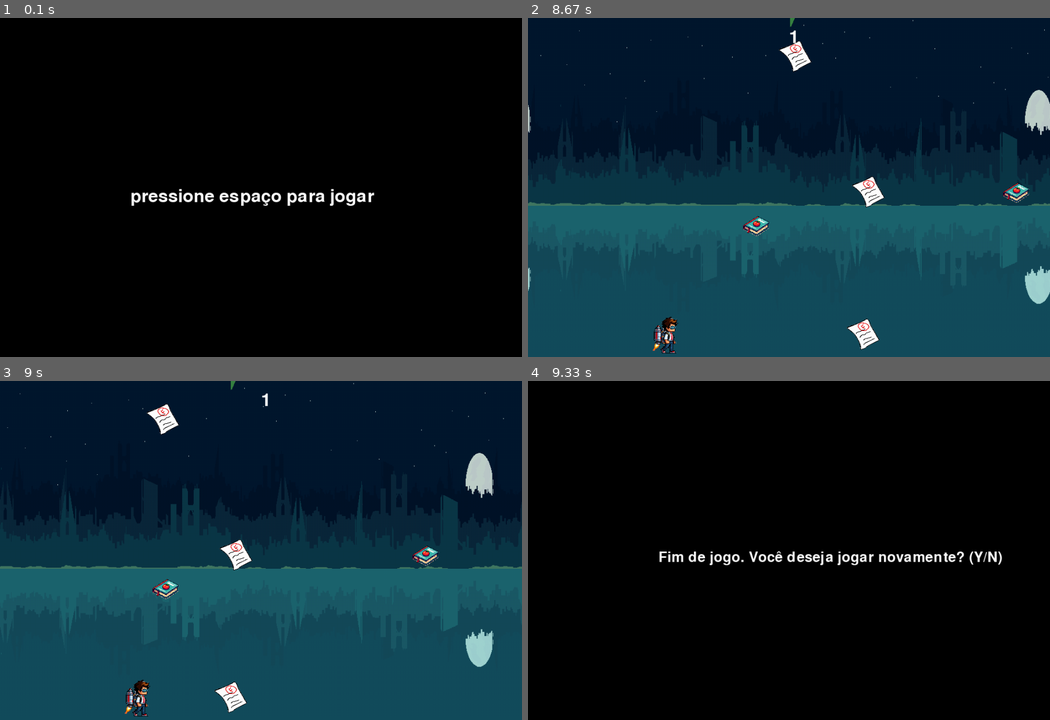
Above: before the commit, frames 1-4 (two rows, left to right).
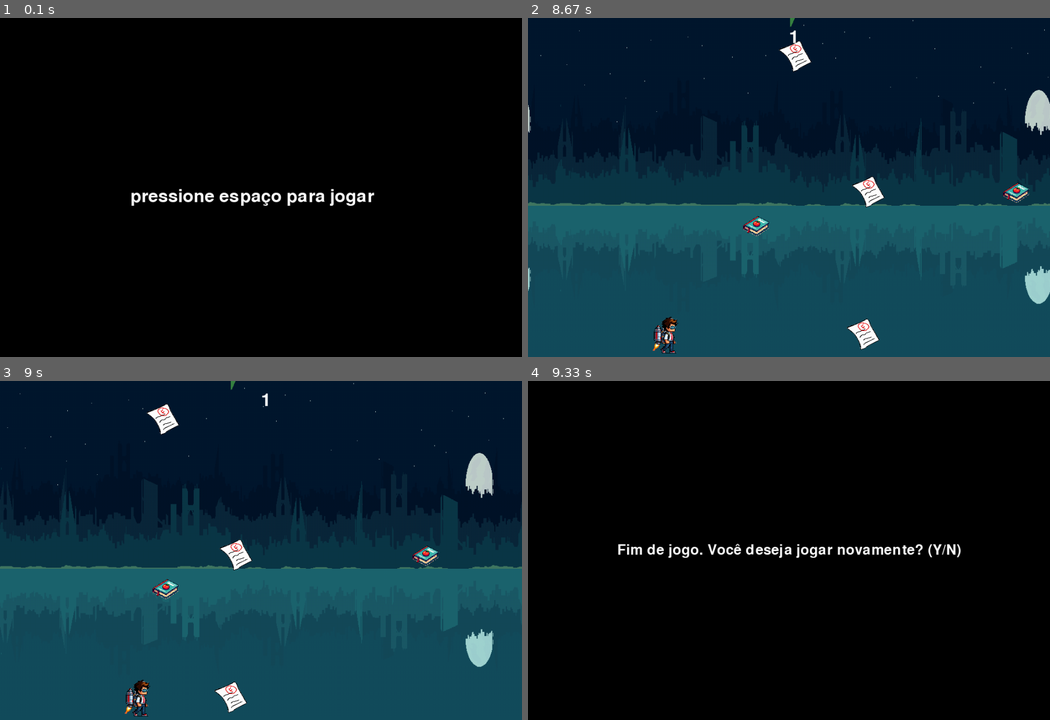
Above: after the commit, the same moments.

Repository: MarcoFAlbanese/PYGAME-24.1-Grupo-MAT
Game: pygame game, started from Game.py
The game is run twice, just before and just after one commit, with the same random seed, the same clock (stepped at 60 frames per second) and the same inputs.
Inputs:
- Up to frame 1 (0.1 s): no input
- Up to frame 2 (8.67 s): tap Space at 0.33, 0.67 s
- Up to frame 3 (9 s): no input
- Up to frame 4 (9.33 s): no input

Frames 1-3 are identical in both runs. In frame 4, 2.0% of the frame differs, in the area x 17-91%, y 48-55%.

Commit message:
Centralizar texto fim de jogo

Diff:
--- a/Game.py
+++ b/Game.py
@@ -137,7 +137,8 @@
     window.fill((0,0,0))
     fonte = pygame.font.Font(None, 40)
     texto = fonte.render("Fim de jogo. Você deseja jogar novamente? (Y/N)", True, (255,255,255))
-    window.blit(texto, (WIDTH// 4, HEIGHT// 2))
+    texto_rect = texto.get_rect(center=(WIDTH//2,HEIGHT//2))
+    window.blit(texto,texto_rect)
     pygame.display.flip()
 
 tela_inicio()
